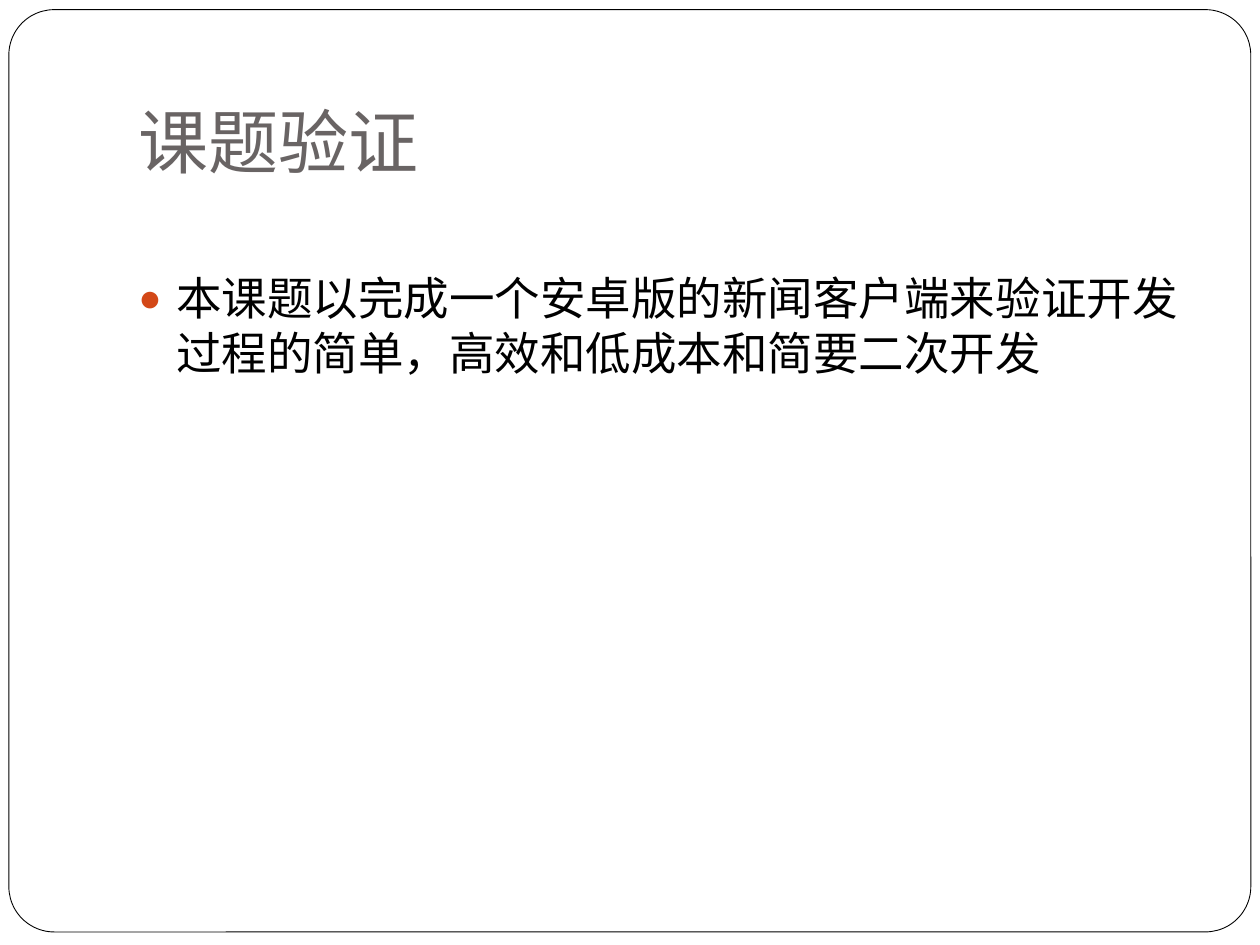
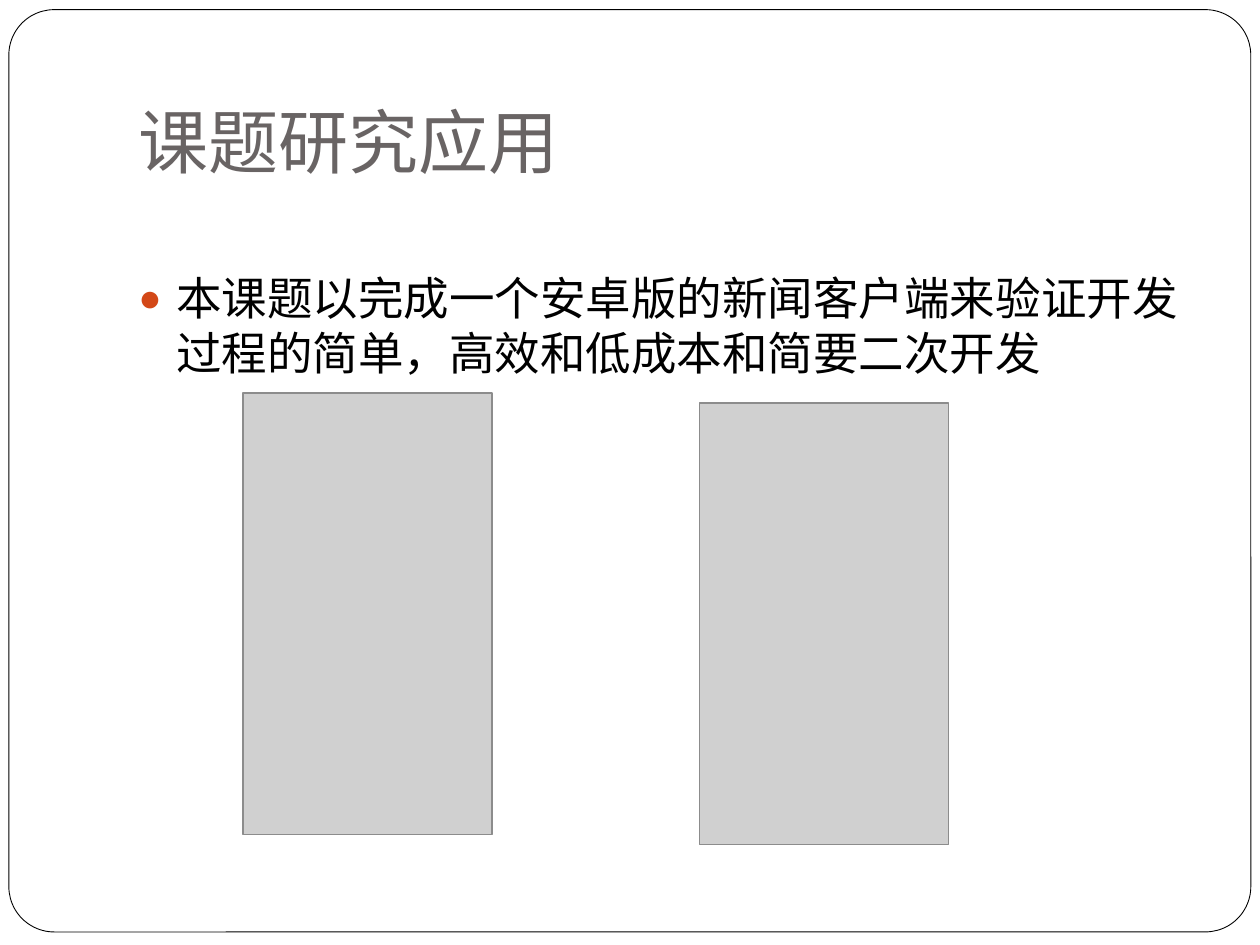
Before and after one commit to alucard263096/MyPaper, a slide deck: slide 12 of 论文PPT.pptx (slide 15 before the commit). Drawn at 1260x945 pixels with LibreOffice and Linux fonts; fonts in the diff are those of the drawing; grey boxes stand for pictures. Boxes give left, top, right and bottom in pixels: in the first picture for what was removed or moved away, otherwise in the second. Text is boxed around its words. In the diff, an @@ line names an element or a change of style, - is before the commit and + after.

```diff
--- a/论文PPT.pptx
+++ b/论文PPT.pptx
@@ title at <box>138,109,558,174</box>: text changed @@
-课题验证
+课题研究应用
@@ picture added at <box>243,393,493,835</box> @@
@@ picture added at <box>699,403,949,845</box> @@
```
Also in this commit, not shown: 8 other slides changed, 2 slides added, 5 slides removed, 1 other file.
